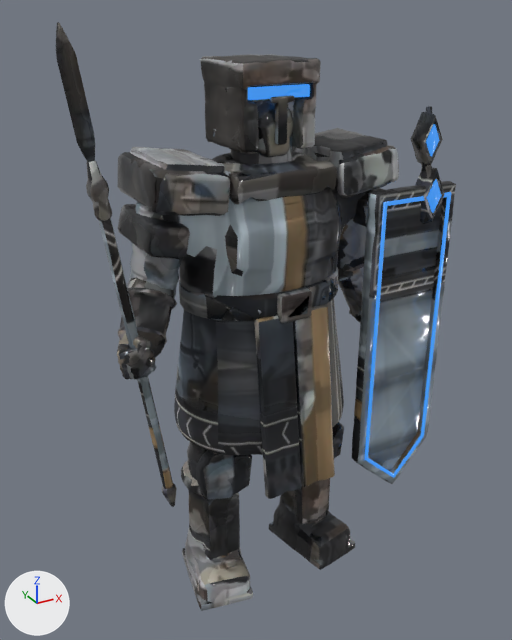
The glTF model games/vale/art/out/fighters/ardit/ardit_chalkline.glb as it was, and as the next commit left it.
One viewpoint serves both versions: a camera (50 mm lens) standing at (-1.38, -2.47, 2.51) and looking at (-0.02, 0.01, 1.27). Lighting does not change. The marker at lower left points along +X, +Y and +Z. The older version comes first. Vertices at exactly the same position are counted once.

The older version as bpy lines, for what is in view:
```python
me_ardit = bpy.data.meshes.new('ardit')
me_ardit.from_pydata(...)  # 9642 vertices, 19373 faces; spans x -0.8..0.8, y -0.37..0.35, z 0.0..2.48
me_ardit.materials.append(mat_body)
me_ardit_accent = bpy.data.meshes.new('ardit_accent')
me_ardit_accent.from_pydata(...)  # 360 vertices, 700 faces; spans x -0.14..0.76, y -0.28..-0.14, z 0.41..2.26
me_ardit_accent.materials.append(mat_accent)  # dark blue #293038, glowing blue #388de7
ob_ardit_accent = bpy.data.objects.new('ardit_accent', me_ardit_accent)
ob_ardit_accent.location = (0.0, 0.0, 0.0)
ob_ardit_chalkline = bpy.data.objects.new('ardit_chalkline', me_ardit)
ob_ardit_chalkline.location = (0.0, 0.0, 0.0)
```
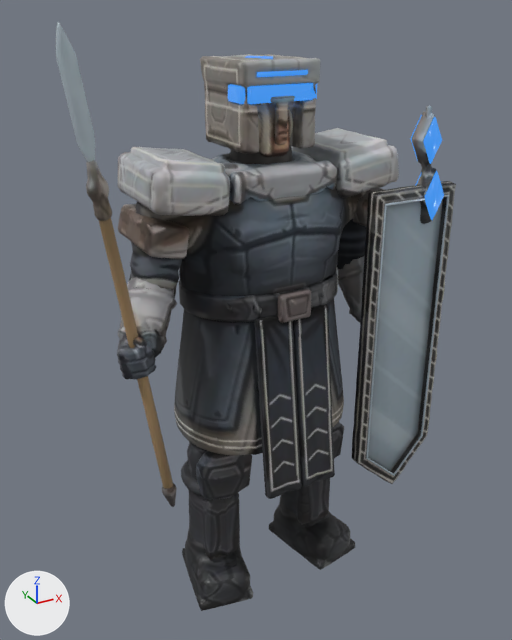
The change in detail:
me_ardit_accent is used by ob_ardit_accent; location (0.0, 0.0, 0.0).
me_ardit_accent had 360 vertices, 700 faces and spanned x -0.14..0.76, y -0.28..-0.14, z 0.41..2.26.
me_ardit_accent now has 302 vertices, 568 faces and spans x -0.17..0.72, y -0.28..0.1, z 1.7..2.35.
me_ardit_accent part 1: the loose piece of 22 vertices spanning x 0.63..0.7, y -0.28..-0.27, z 1.73..1.87 is rebuilt with 31 vertices and now spans x 0.62..0.72, y -0.28..-0.27, z 1.7..1.9.
me_ardit_accent part 2: the loose piece of 21 vertices spanning x 0.6..0.66, y -0.28..-0.27, z 1.97..2.09 is rebuilt with 35 vertices and now spans x 0.58..0.68, y -0.28..-0.27, z 1.94..2.12.
me_ardit_accent part 3: the loose piece of 21 vertices spanning x 0.6..0.66, y -0.2..-0.19, z 1.97..2.09 is rebuilt with 35 vertices and now spans x 0.58..0.68, y -0.2..-0.19, z 1.94..2.12.
me_ardit_accent part 4: a new loose piece of 70 vertices spanning x -0.07..0.05, y -0.1..0.1, z 2.34..2.35, in mat_accent (dark blue #293038, glowing blue #388de7).
me_ardit_accent part 5: a new loose piece of 19 vertices spanning x -0.17..-0.15, y -0.16..-0.05, z 2.2..2.26, in mat_accent (dark blue #293038, glowing blue #388de7).
me_ardit_accent part 6: a new loose piece of 19 vertices spanning x -0.12..0.09, y -0.18..-0.17, z 2.29..2.31, in mat_accent (dark blue #293038, glowing blue #388de7).
me_ardit_accent part 7: 210 vertices removed from x 0.41..0.76, y -0.27..-0.2, z 0.41..1.81.
me_ardit_accent part 8: 1 vertex moved within x -0.14, y -0.15, z 2.26; 60 vertices removed from x -0.14..0.12, y -0.16..-0.14, z 2.21..2.26; 40 vertices added at x -0.15..0.14, y -0.17..-0.15, z 2.2..2.26.
Other edits to the shape of me_ardit_accent do not show in these pictures.
me_ardit is used by ob_ardit_chalkline; location (0.0, 0.0, 0.0).
me_ardit had 9642 vertices, 19373 faces and spanned x -0.8..0.8, y -0.37..0.35, z 0.0..2.48.
me_ardit now has 9937 vertices, 19949 faces and spans x -0.8..0.8, y -0.37..0.35, z 0.0..2.48.
me_ardit part 9: a new loose piece of 88 vertices spanning x 0.42..0.76, y -0.27..-0.26, z 0.42..1.8, in mat_body.
me_ardit part 10: 67 vertices moved within x -0.31..0.38, y -0.29..0.34, z 0.8..1.49; 587 vertices removed from x -0.39..0.4, y -0.3..0.35, z 0.8..1.66; 638 vertices added at x -0.39..0.39, y -0.3..0.35, z 0.8..1.66.
me_ardit part 11: 25 vertices moved from x 0.41..0.72, y -0.28..-0.19, z 0.41..2.11 to x 0.41..0.73, y -0.27..-0.2, z 0.41..2.11; 203 vertices removed from x 0.44..0.72, y -0.28..-0.19, z 0.42..2.16; 272 vertices added at x 0.41..0.76, y -0.27..-0.2, z 0.41..2.16.
me_ardit part 12: 21 vertices moved from x -0.17..0.15, y -0.17..0.02, z 2.05..2.35 to x -0.17..0.15, y -0.17..0.01, z 2.05..2.35; 190 vertices removed from x -0.18..0.15, y -0.18..0.17, z 2.02..2.35; 190 vertices added at x -0.18..0.15, y -0.18..0.17, z 2.03..2.35.
me_ardit part 13: 15858 kept faces spanning x -0.8..0.8, y -0.37..0.35, z 0.0..2.48 get new texture (UV) coordinates.
Other edits to the shape of me_ardit do not show in these pictures.

Where the change shows, as pixel boxes (x1, y1, x2, y2) in the pictures (512 x 640 px; the box of a moved part takes in the faces that stretch with it):
'ardit_accent', reshaped (6% wider, 58% shorter)
    before: (248, 84, 451, 478)
    after: (228, 56, 444, 220)
part 1 of me_ardit_accent, rebuilt
    before: (428, 179, 441, 213)
    after: (424, 171, 444, 220)
part 2 of me_ardit_accent, rebuilt (43% wider, 41% taller)
    before: (426, 124, 439, 157)
    after: (423, 117, 442, 164)
part 3 of me_ardit_accent, rebuilt (not visible before)
    after: (411, 115, 422, 161)
part 4 of me_ardit_accent, added
    after: (245, 56, 273, 59)
part 5 of me_ardit_accent, added
    after: (228, 84, 245, 104)
part 6 of me_ardit_accent, added
    after: (257, 70, 308, 77)
part 7 of me_ardit_accent, deleted
    before: (364, 192, 451, 478)
part 8 of me_ardit_accent, moved or reshaped
    before: (248, 84, 310, 100)
    after: (247, 83, 317, 104)
part 9 of me_ardit, added
    after: (366, 194, 449, 476)
part 10 of me_ardit, moved or reshaped
    both: (174, 267, 344, 455)
part 11 of me_ardit, moved or reshaped
    before: (372, 106, 445, 471)
    after: (368, 105, 442, 471)
part 12 of me_ardit, moved or reshaped
    before: (200, 54, 321, 153)
    after: (203, 54, 320, 153)
part 13 of me_ardit, surface changed
    both: (56, 22, 456, 611)
